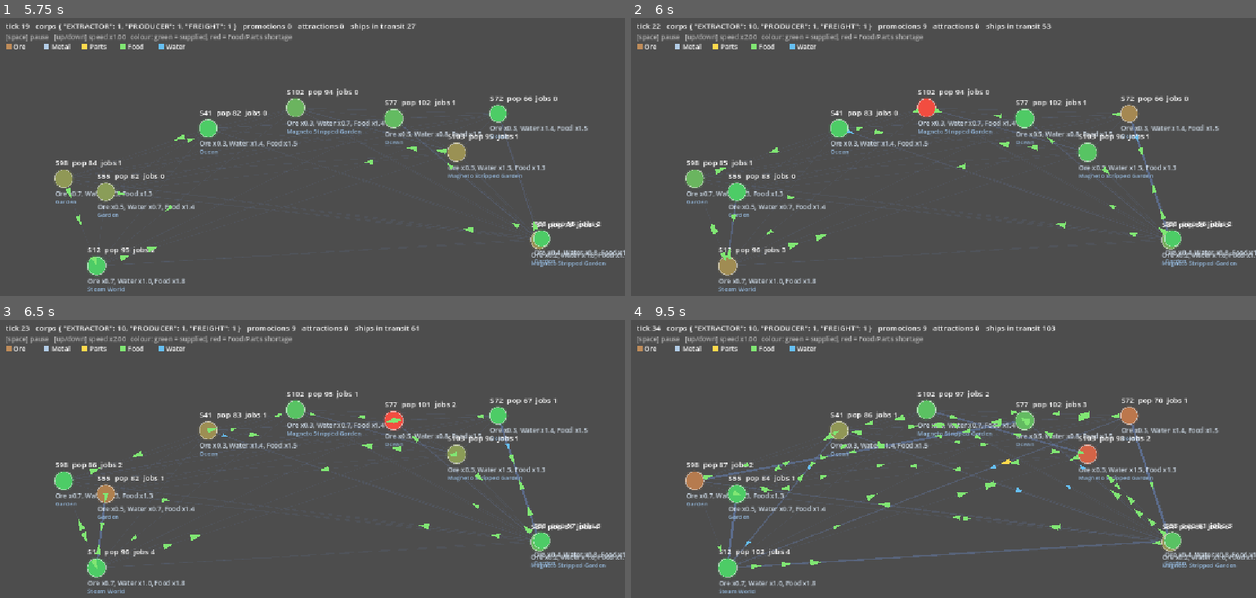
Above: before the commit, frames 1-4 (two rows, left to right).
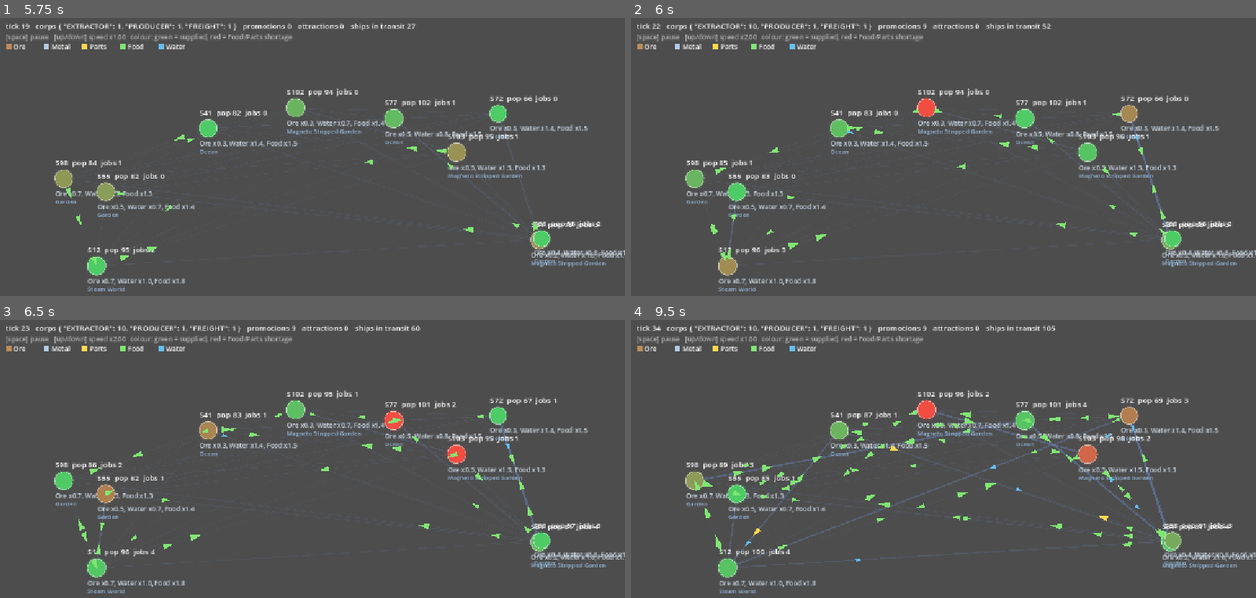
Above: after the commit, the same moments.

Repository: ElectroEsper/galaxy-generator
Game: Godot game, scene res://economy_proto/economy_view.tscn
Two runs of this game, one before a commit and one after it. Both use one fixed random seed, a clock stepped at 60 frames per second and the inputs below. This scene is started directly instead of the project's main scene.
Inputs:
- Up to frame 1 (5.75 s): tap Enter at 0.5, 2, 3.5 s; hold Up 0.53-1.28 s; tap Space at 0.77, 1.25, 1.52, 2.75, 3.02, 3.77, 4.52, 5 s; hold Down 1.28-2.03 s; hold Up 2.03-3.53 s; hold Down from 3.53 s (still down)
- Up to frame 2 (6 s): release Down at 5.78 s; hold Up from 5.78 s (still down)
- Up to frame 3 (6.5 s): keep holding Up; tap Space at 6.02 s
- Up to frame 4 (9.5 s): tap Space at 6.77, 7.52, 9.02 s; release Up at 8.03 s; hold Down from 8.03 s (still down)

Frame 1 is identical in both runs. In frame 2, less than 0.1% of the frame differs, in the area x 34-86%, y 2-79%; in frame 3, 0.3%; in frame 4, 2.8%, in the area x 8-100%, y 2-99%.

Commit message:
Parts distribution diagnosis; rotate freight contract priority; contract margin counts toward fleet growth
Co-Authored-By: Claude Sonnet 5.5 <noreply@anthropic.com>
Claude-Session: https://claude.ai/code/session_011shSnrHMjVZ7qaqpxEfch4

Diff:
--- a/economy_proto/corporation.gd
+++ b/economy_proto/corporation.gd
@@ -59,6 +59,7 @@
 var idle_ticks : int = 0
 var upgrades : int = 0
 var utilisation : float = 0.0   # share of voyages that found a profitable lane
+var rr : int = 0
 var marg_rate : float = 0.0    # EMA profit per unit of sailing time on the last (marginal) delivery each tick
 var fill : float = 0.0          # average hold fill on those voyages
 var moved : float = 0.0
@@ -251,7 +252,10 @@
 	var moved_before : float = moved
 	var last_rate : float = -1.0
 	# Contracts first: deliver inputs that producers have asked for (producer pays the shipping fee).
-	for dest in markets:
+	var n : int = markets.size()
+	rr = (rr + 7) % maxi(n, 1)    # rotate who gets served first, so low-index colonies don't hog the fleet
+	for di in n:
+		var dest : ColonyMarket = markets[(di + rr) % n]
 		if budget <= 0.0:
 			break
 		for req in dest.requests:
@@ -270,7 +274,9 @@
 			if q <= 0.0:
 				continue
 			var fee : float = SHIP_COST * _dist(src, dest, markets) * q
-			budget -= _dist(src, dest, markets) + LOAD_TIME
+			var ctrip : float = _dist(src, dest, markets) + LOAD_TIME
+			budget -= ctrip
+			last_rate = (q * (dest.price[g] - src.price[g]) + fee) / ctrip
 			src.port_used += 1; dest.port_used += 1
 			src.stock[g] -= q; dest.stock[g] += q
 			req["qty"] -= q
--- /dev/null
+++ b/economy_proto/diag_parts.gd
@@ -0,0 +1,44 @@
+extends SceneTree
+## Where is Parts made vs needed, and are the producer colonies' ports the limit?
+func _initialize() -> void:
+	var ticks : int = 400
+	for a in OS.get_cmdline_user_args():
+		if a.begins_with("ticks="): ticks = int(a.get_slice("=", 1))
+	var sim = load("res://economy_proto/economy_sim.gd").new()
+	sim.use_galaxy = true; sim.all_planets = true; sim.galaxy_colonies = 100
+	sim.max_corps = 60; sim.growth_enabled = true; sim.auto_run = false
+	root.add_child(sim); sim.setup()
+	var full_ports := 0.0; var samples := 0; var share_full := {}
+	for t in ticks:
+		sim.step()
+		if t >= ticks - 40:
+			samples += 1
+			for c in sim.markets:
+				if c.port_used >= c.port_slots(): full_ports += 1.0
+	var G := Goods.PARTS
+	var cols : Array = sim.markets.duplicate()
+	cols.sort_custom(func(a, b): return a.capacity[G] > b.capacity[G])
+	var tot : float = 0.0
+	for c in cols: tot += c.capacity[G]
+	var producing := 0
+	for c in cols:
+		if c.capacity[G] > 1.0: producing += 1
+	print("Parts capacity total %.0f across %d colonies (of 100)" % [tot, producing])
+	var run := 0.0
+	for i in 8:
+		var c = cols[i]
+		run += c.capacity[G]
+		print("  #%d cap=%.1f (cum %.0f%%) use=%.1f stock=%.1f price=%.0f pop=%.0f ports %d/%d" % [i + 1, c.capacity[G], 100.0 * run / tot, c.use[G], c.stock[G], c.price[G], c.pop, c.port_used, c.port_slots()])
+	var empty := 0; var needy := 0.0
+	for c in sim.markets:
+		if c.stock[G] < 1.0:
+			empty += 1; needy += c.use[G]
+	print("stocked-out colonies %d, their Parts use %.0f of total %.0f" % [empty, needy, sim.markets.reduce(func(s, c): return s + c.use[G], 0.0)])
+	print("share of colony-ticks with ports full (last 40 ticks): %.0f%%" % (100.0 * full_ports / (samples * 100.0)))
+	var pc := 0
+	for k in sim.corps:
+		if k.kind == Corporation.Kind.PRODUCER:
+			for f in k.facilities:
+				if f.good == G: pc += 1
+	print("Parts producer facilities: %d; per corp:" % pc, sim.corps.filter(func(k): return k.kind == Corporation.Kind.PRODUCER).map(func(k): return k.facilities.size()))
+	quit()
